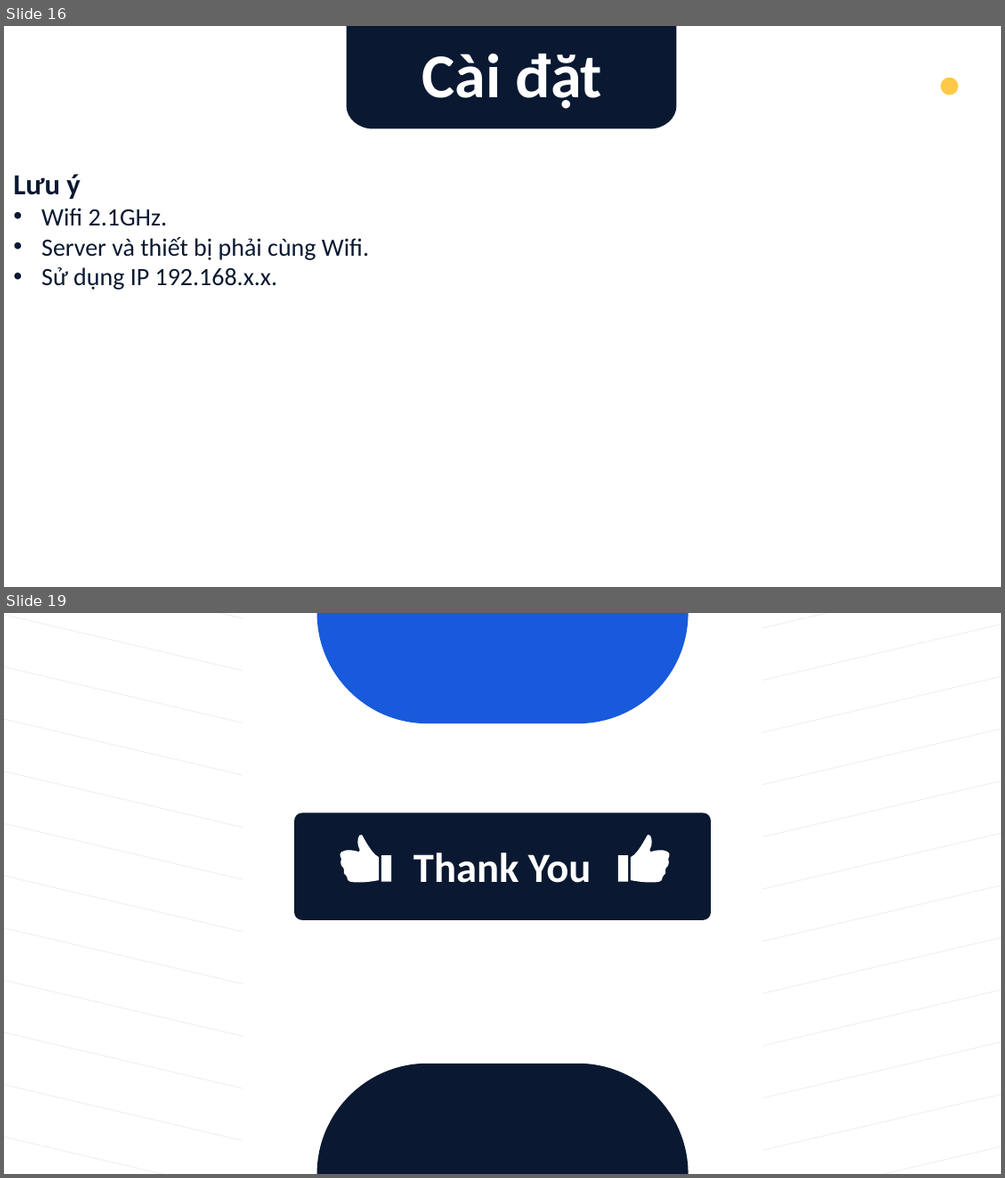
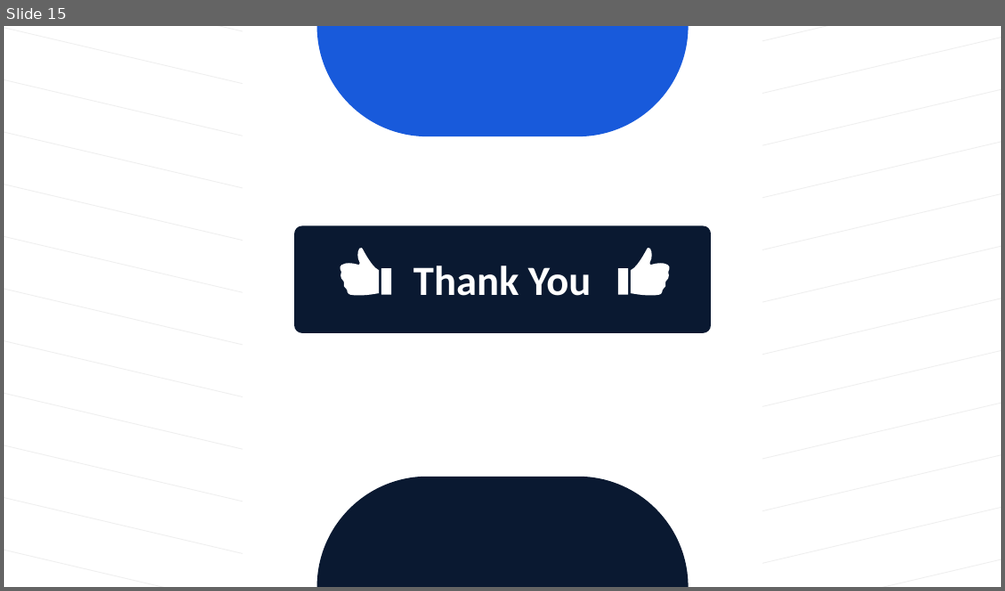
Before and after one commit to YumeAyasaki/AIoT_Final, a slide deck: documents/Slide.pptx. Shown one above the other, each under a label of ours: slides 16 and 19 before the commit, slide 15 after it; the slides between them are not shown. The pictures are 1005x1178 and 1005x591 pixels, drawn with LibreOffice and Linux fonts; fonts in the diff are those of the drawing. Boxes give left, top, right and bottom in pixels: in the first picture for what was removed or moved away, otherwise in the second. Text is boxed around its words. In the diff, an @@ line names an element or a change of style, - is before the commit and + after.

```diff
--- a/documents/Slide.pptx
+++ b/documents/Slide.pptx
@@ slide 16 removed at (x1=4, y1=26, x2=1001, y2=587), background #FFFFFF @@
@@ freeform shape removed at (x1=346, y1=26, x2=677, y2=129) @@
@@ text removed at (x1=422, y1=54, x2=602, y2=109) @@
-Cài đặt
@@ freeform shape removed at (x1=940, y1=77, x2=959, y2=95) @@
@@ text removed at (x1=14, y1=174, x2=369, y2=289) @@
-Lưu ý
-• Wifi 2.1GHz.
-• Server và thiết bị phải cùng Wifi.
-• Sử dụng IP 192.168.x.x.
@@ what was slide 19 is now slide 15 @@
```
Also in this commit, not shown: 6 slides changed, 6 slides added, 9 other slides removed, 3 other files.
